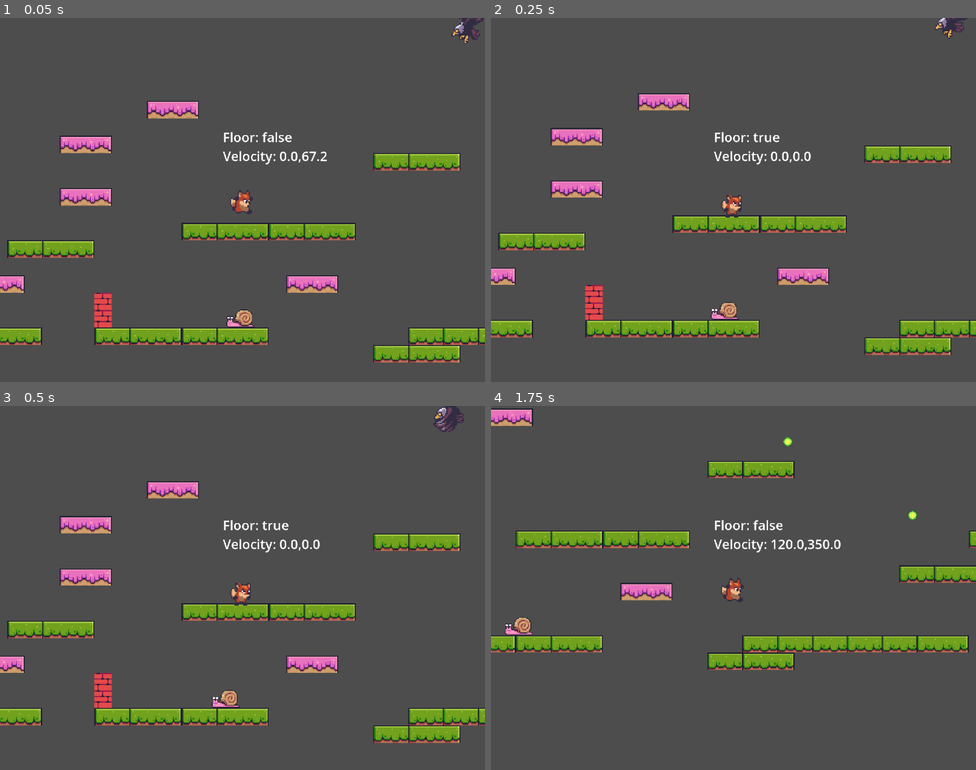
Above: before the commit, frames 1-4 (two rows, left to right).
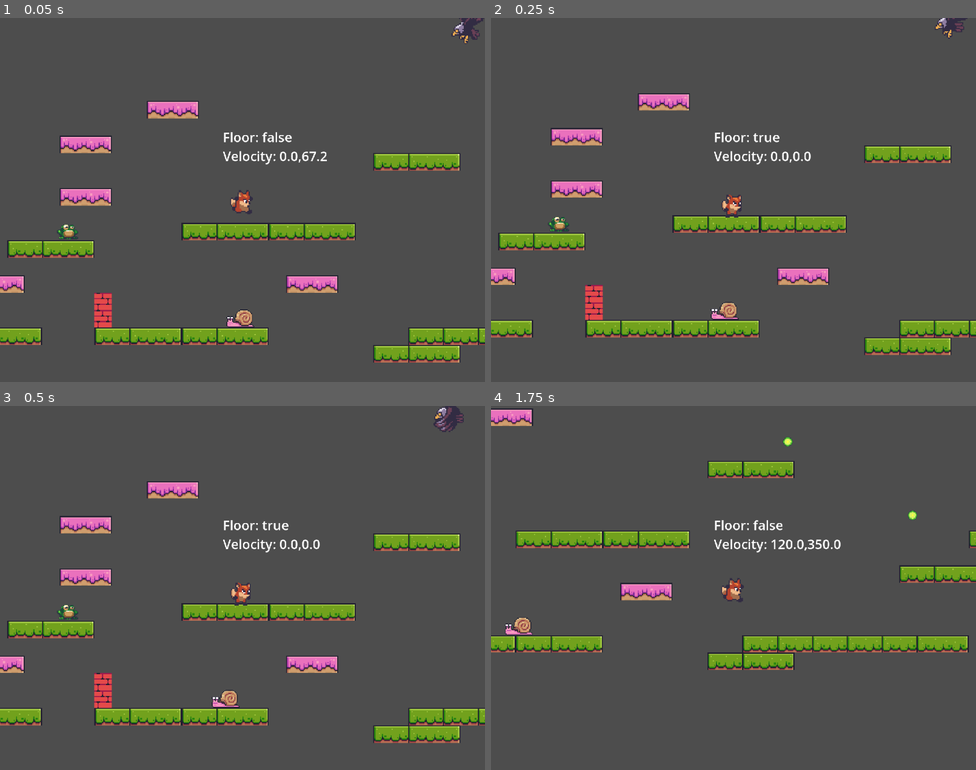
Above: after the commit, the same moments.

Repository: dheerajnyk/FoxyWander
Game: Godot game, scene res://scene/LevelBase/LevelBase.tscn
Same seed, same stepped clock (60 frames per second), same inputs: the game is played once before the commit and once after it. The project has no main scene, so this scene is started directly.
Inputs:
- Up to frame 1 (0.05 s): no input
- Up to frame 2 (0.25 s): no input
- Up to frame 3 (0.5 s): no input
- Up to frame 4 (1.75 s): tap Enter (shoot) at 0.5, 1.35 s; hold Enter (shoot) 0.53-1.28 s; hold D (right) from 0.53 s (still down); tap Up (jump) at 0.77, 1.52 s

The runs differ from the first frame. In frame 1, 0.1% of the frame differs, in the area x 11-17%, y 56-61%; in frame 2, 0.1%; in frame 3, 0.1%; in frame 4, nothing differs.

Commit message:
Added explosions

Diff:
--- a/global/SignalHub.gd
+++ b/global/SignalHub.gd
@@ -1,6 +1,5 @@
 extends Node
 #class_name SignalHub
-
 signal on_createBullet(pos:Vector2,dir:Vector2,speed:float,Ob_type:Constants.ObjectType)
 
 func  oncreateBullet(pos:Vector2,dir:Vector2,speed:float,Ob_type:Constants.ObjectType)->void:
--- a/scene/EnemyBase/enemy_base.gd
+++ b/scene/EnemyBase/enemy_base.gd
@@ -2,6 +2,7 @@
 class_name EnemyBase
 @export var speed = 30
 @onready var animated_sprite_2d: AnimatedSprite2D = $AnimatedSprite2D
+const EXPLOSION = preload("uid://beoastnv48kan")
 
 const FALL_OF_Y:int = 200
 const _gravity:float =  800
@@ -20,7 +21,11 @@
 
 func die()-> void:
 	set_physics_process(false)
-	queue_free()
+	var nod = EXPLOSION.instantiate()
+	animated_sprite_2d.visible = false
+	add_child(nod)
+
+
 
 func _on_visible_on_screen_notifier_2d_screen_entered() -> void:
 	pass # Replace with function body.
--- a/scene/LevelBase/LevelBase.tscn
+++ b/scene/LevelBase/LevelBase.tscn
@@ -274,7 +274,6 @@
 position = Vector2(309, -25)
 
 [node name="Frog" parent="." instance=ExtResource("4_tcl6c")]
-visible = false
 position = Vector2(151, -107)
 
 [node name="Eagle" parent="." instance=ExtResource("5_isuph")]
--- a/scene/explosion/explosion.gd
+++ b/scene/explosion/explosion.gd
@@ -12,5 +12,5 @@
 
 
 func _on_animation_finished() -> void:
-	queue_free()
+	get_parent().queue_free()
 	pass # Replace with function body.
